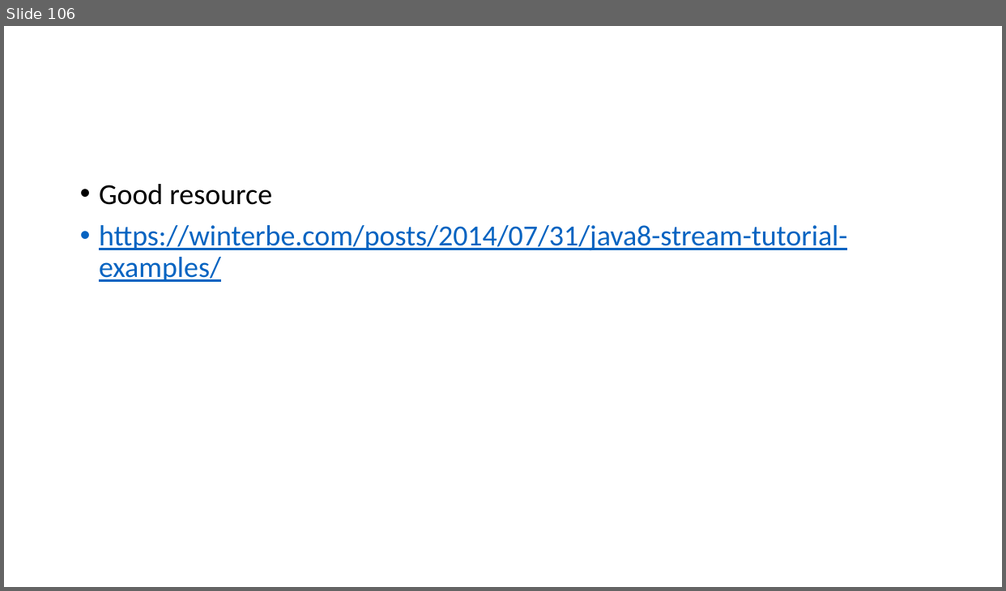
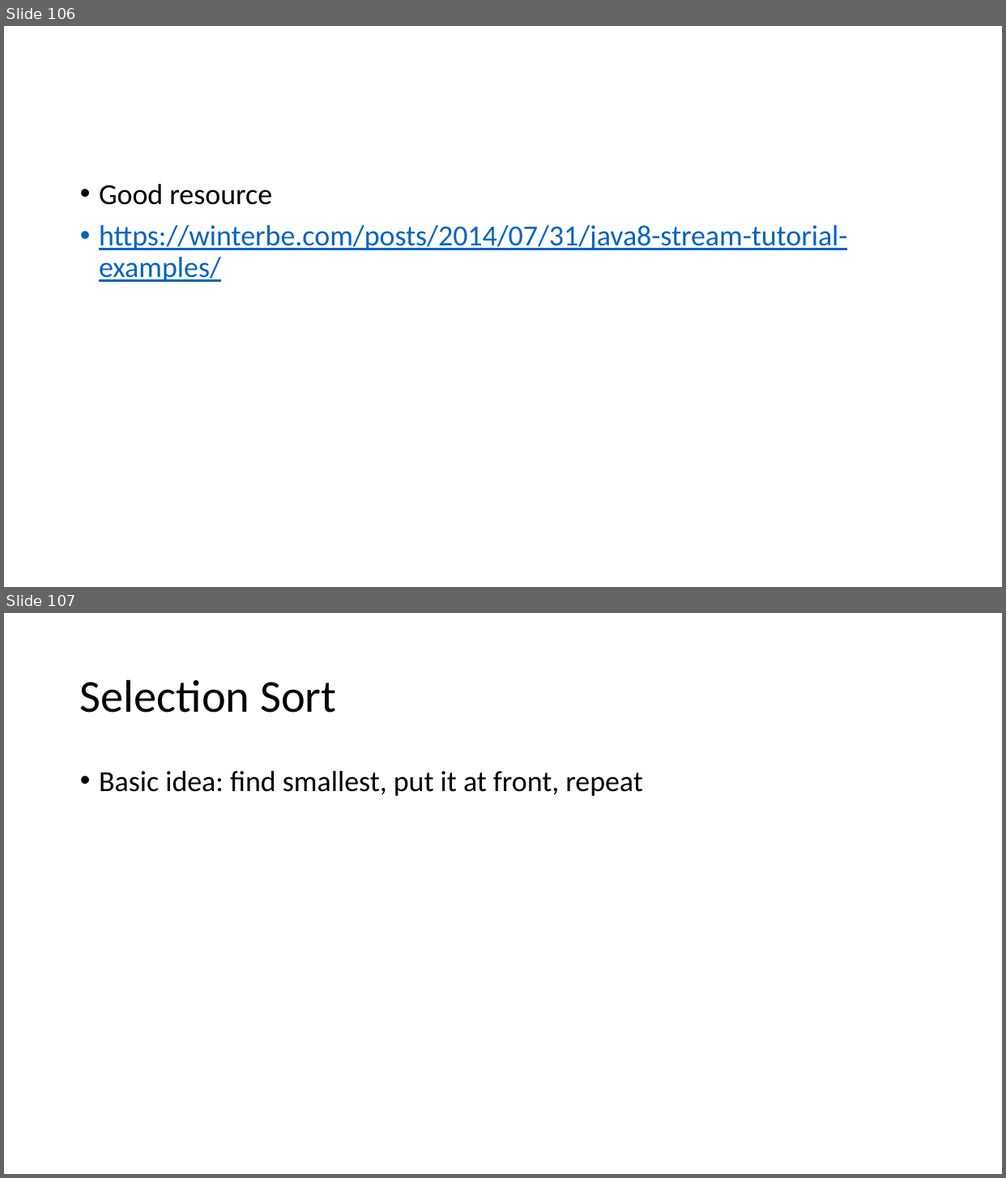
Before and after one commit to skalakm/232, a slide deck: notes.pptx. Shown one above the other, each under a label of ours: slide 106 before the commit, slides 106 and 107 after it. The pictures are 1006x591 and 1006x1178 pixels, drawn with LibreOffice and Linux fonts; fonts in the diff are those of the drawing. Boxes give left, top, right and bottom in pixels: in the first picture for what was removed or moved away, otherwise in the second. Text is boxed around its words. In the diff, an @@ line names an element or a change of style, - is before the commit and + after.

```diff
--- a/notes.pptx
+++ b/notes.pptx
@@ slide 107 added at [4,613,1002,1174], background #FFFFFF @@
@@ title added at [80,679,336,713], 44 pt, text #000000 @@
+Selection Sort
@@ text added at [99,771,642,796], 28 pt, text #000000 @@
+• Basic idea: find smallest, put it at front, repeat
```
Also in this commit, not shown: 1 slide changed, 1 other slide added, 1 other file.
